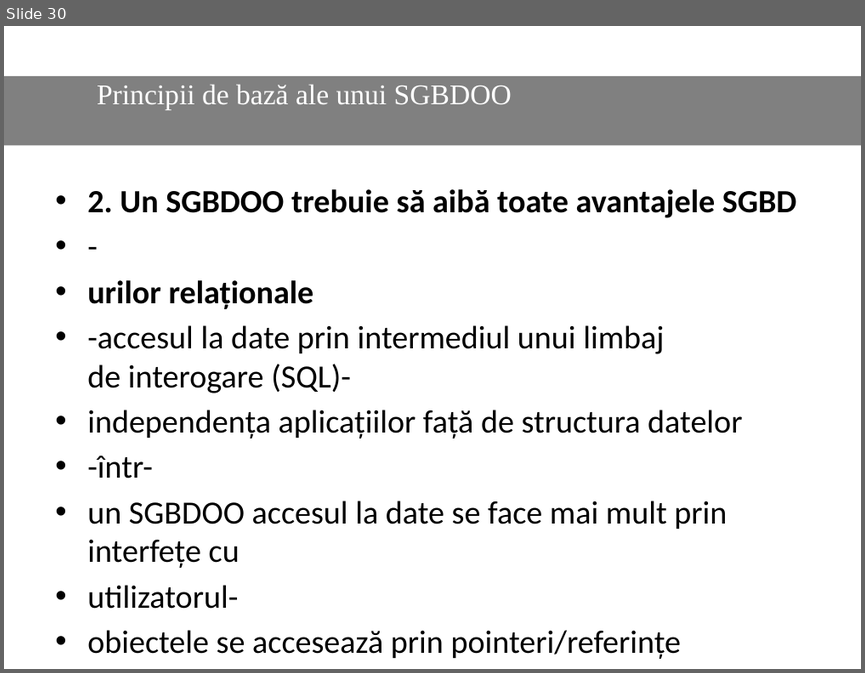
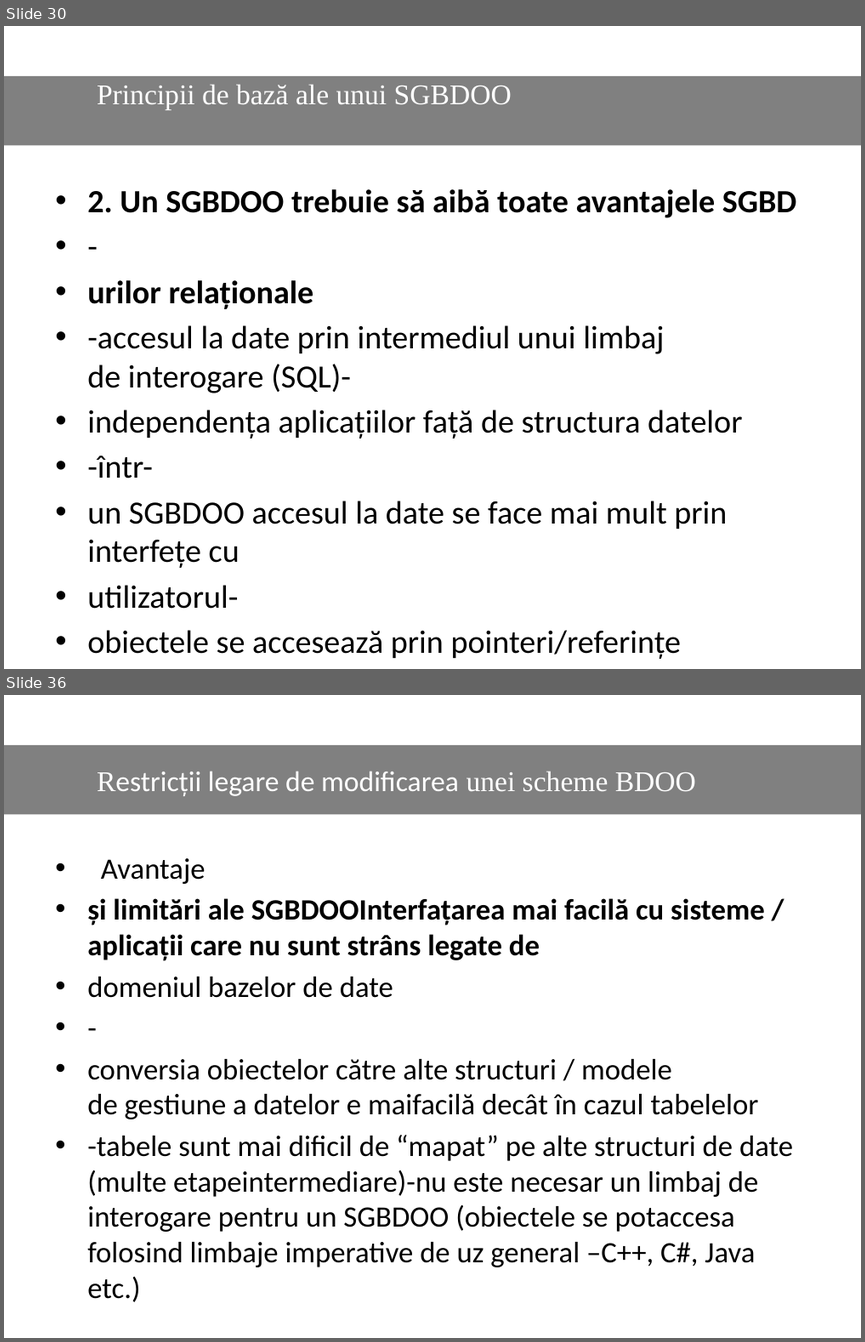
Before and after one commit to Dani25/BDOO, a slide deck: bdoo.pptx. Shown one above the other, each under a label of ours: slide 30 before the commit, slides 30 and 36 after it; the slides between them are not shown. The pictures are 865x673 and 865x1342 pixels, drawn with LibreOffice and Linux fonts; fonts in the diff are those of the drawing. Boxes give left, top, right and bottom in pixels: in the first picture for what was removed or moved away, otherwise in the second. Text is boxed around its words. In the diff, an @@ line names an element or a change of style, - is before the commit and + after.

```diff
--- a/bdoo.pptx
+++ b/bdoo.pptx
@@ slide 36 added at [4, 695, 861, 1338], background #FFFFFF @@
@@ rectangle added at [4, 744, 861, 814], fill #808080, 24 pt, text #FFFFFF @@
+Restricții legare de modificarea unei scheme BDOO
@@ text added at [87, 858, 793, 1267], 24.8 pt, text #000000 @@
+• Avantaje
+• și limitări ale SGBDOOInterfațarea mai facilă cu sisteme / aplicații care nu sunt strâns legate de
+• domeniul bazelor de date
+• -
+• conversia obiectelor către alte structuri / modele de gestiune a datelor e maifacilă decât în cazul tabelelor
+• -tabele sunt mai dificil de “mapat” pe alte structuri de date (multe etapeintermediare)-nu este necesar un limbaj de interogare pentru un SGBDOO (obiectele se potaccesa folosind limbaje imperative de uz general –C++, C#, Java etc.)
```
Also in this commit, not shown: 13 other slides added, 2 slides removed.
